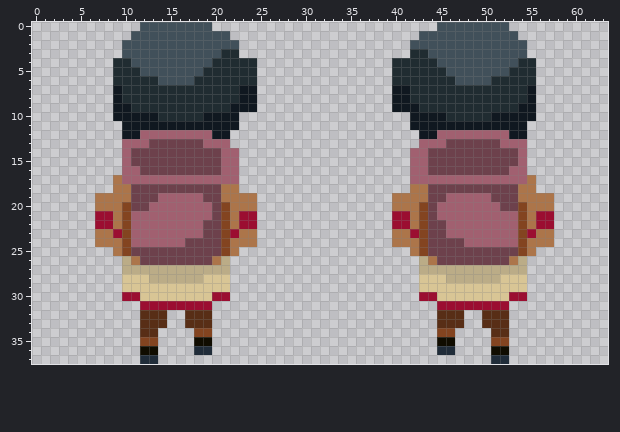
Pixel-art sprite -- phasertemplate-master/images/Aldeano/AldeanoEspaldas.png. This is how it looked before the edit.
The file is 64x38 pixels.
The result:
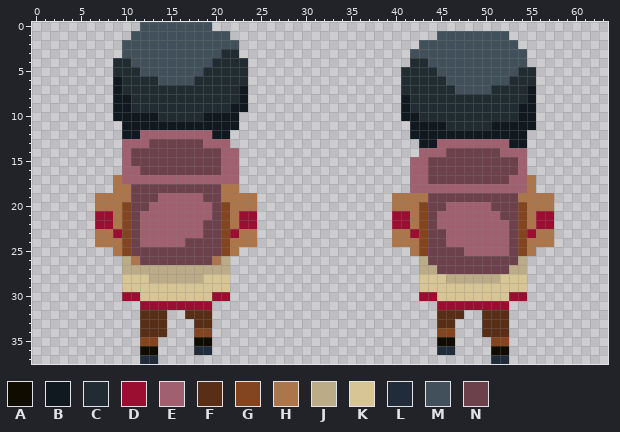
Palette (. is transparent): A #100c00  B #101820  C #202c31  D #9b0e31  E #a16070  F #582e16  G #834420  H #ac754a  J #bbac87  K #d8c595  L #202c39  M #41505a  N #6d414c
The author wrote: modificadas animaciones aldeanos
The exact change:
@@ x 0..63 @@
- 0 ............MMMMMMMM.........................MMMMMMMM...........
- 1 ...........MMMMMMMMMMM.....................MMMMMMMMMMM..........
- 2 ..........MMMMMMMMMMMMM...................MMMMMMMMMMMMM.........
- 3 ..........MMMMMMMMMMMCC...................CCMMMMMMMMMMM.........
- 4 .........CCMMMMMMMMMCCCCC...............CCCCCMMMMMMMMMCC........
- 5 .........CCCMMMMMMMCCCCCC...............CCCCCCMMMMMMMCCC........
- 6 .........CCCCCMMMMCCCCCCC...............CCCCCCCMMMMCCCCC........
- 7 .........BCCCCCCCCCCCCCBB...............BBCCCCCCCCCCCCCB........
- 8 .........BCCCCCCCCCCCCCBB...............BBCCCCCCCCCCCCCB........
- 9 .........BBCCCCCCCCCCCBBB...............BBBCCCCCCCCCCCBB........
-10 .........BBBBBCCCCCBBBB...................BBBBCCCCCBBBBB........
-11 ..........BBBBBBBBBBBBB...................BBBBBBBBBBBBB.........
-12 ..........BBEEEEEEEEBB.....................BBEEEEEEEEBB.........
-13 ..........EEENNNNNNEEE.....................EEENNNNNNEEE.........
-14 ..........ENNNNNNNNNNEE...................EENNNNNNNNNNE.........
+ 0 ............MMMMMMMM............................................
+ 1 ...........MMMMMMMMMMM.......................MMMMMMMM...........
+ 2 ..........MMMMMMMMMMMMM....................MMMMMMMMMMM..........
+ 3 ..........MMMMMMMMMMMCC...................MMMMMMMMMMMMM.........
+ 4 .........CCMMMMMMMMMCCCC..................CCMMMMMMMMMMM.........
+ 5 .........CCCMMMMMMMCCCCC.................CCCCMMMMMMMMMCC........
+ 6 .........BCCCCMMMMCCCCCC.................CCCCCMMMMMMMCCC........
+ 7 .........BCCCCCCCCCCCCCB.................CCCCCCMMMMCCCCB........
+ 8 .........BBCCCCCCCCCCCCB.................BCCCCCCCCCCCCCB........
+ 9 .........BBCCCCCCCCCCCBB.................BCCCCCCCCCCCCBB........
+10 .........BBBBBCCCCCBBBB..................BBCCCCCCCCCCCBB........
+11 ..........BBBBBBBBBBBBB...................BBBBCCCCCBBBBB........
+12 ..........BBEEEEEEEEBB....................BBBBBBBBBBBBB.........
+13 ..........EEENNNNNNEEE.....................BBEEEEEEEEBB.........
+14 ..........ENNNNNNNNNNEE....................EEENNNNNNEEE.........
 15 ..........ENNNNNNNNNNEE...................EENNNNNNNNNNE.........
-16 ..........EENNNNNNNNNEE...................EENNNNNNNNNEE.........
-17 .........HEEEEEEEEEEEEE...................EEEEEEEEEEEEEH........
-18 .........HHNNNNNNNNNNHH...................HHNNNNNNNNNNHH........
-19 .......HHHHNNNEEEEENNHHHH...............HHHHNNEEEEENNNHHHH......
-20 .......HHHGNNEEEEEEENGHHH...............HHHGNEEEEEEENNGHHH......
-21 .......DDHGEEEEEEEEENGHDD...............DDHGNEEEEEEEEEGHDD......
-22 .......DDHGEEEEEEEENNGHDD...............DDHGNNEEEEEEEEGHDD......
-23 .......HHDGEEEEEEEENNGDHH...............HHDGNNEEEEEEEEGDHH......
-24 .......HHHGEEEEEENNNNGHHH...............HHHGNNNNEEEEEEGHHH......
-25 .........HGNNNNNNNNNNGH...................HGNNNNNNNNNNGH........
-26 ..........JHNNNNNNNNHJ.....................JHNNNNNNNNHJ.........
-27 ..........JJJJJJJJJJJJ.....................JJJJJJJJJJJJ.........
+16 ..........EENNNNNNNNNEE...................EENNNNNNNNNNE.........
+17 .........HEEEEEEEEEEEEE...................EENNNNNNNNNEEH........
+18 .........HHNNNNNNNNNNHH...................EEEEEEEEEEEEEH........
+19 .......HHHHNNNEEEEENNHHHH...............HHHHNNNNNNNNNNHHHH......
+20 .......HHHGNNEEEEEEENGHHH...............HHHGNNEEEEENNNGHHH......
+21 .......DDHGNEEEEEEEENGHDD...............DDHGNEEEEEEENNGHDD......
+22 .......DDHGNEEEEEEENNGHDD...............DDHGNEEEEEEEENGHDD......
+23 .......HHDGNEEEEEEENNGDHH...............HHDGNNEEEEEEENGDHH......
+24 .......HHHGNEEEEENNNNGHHH...............HHHGNNEEEEEEENGHHH......
+25 .........HGNNNNNNNNNNGH...................HGNNNNEEEEENGH........
+26 ..........JHNNNNNNNNHJ.....................JNNNNNNNNNNJ.........
+27 ..........JJJJJJJJJJJJ.....................JJNNNNNNNNJJ.........
 28 ..........KKKJJJJJJKKK.....................KKKJJJJJJKKK.........
@@ x 12..52 @@
 32 FFF..FFF.........................FFF..FFF
-33 FFF..FFF.........................FFF..FFF
-34 FF....GG.........................GG....FF
+33 FFF...FF.........................FF...FFF
+34 FFF...GG.........................GG...FFF
 35 GG....AA.........................AA....GG
Boxes around the changes in both pictures, in picture pixels (x1, y1, x2, y2):
changed: (392, 22, 536, 274)
erased: (248, 58, 257, 112)
changed: (113, 76, 131, 103)
changed: (131, 211, 140, 247)
changed: (158, 319, 194, 337)
changed: (455, 319, 491, 337)
